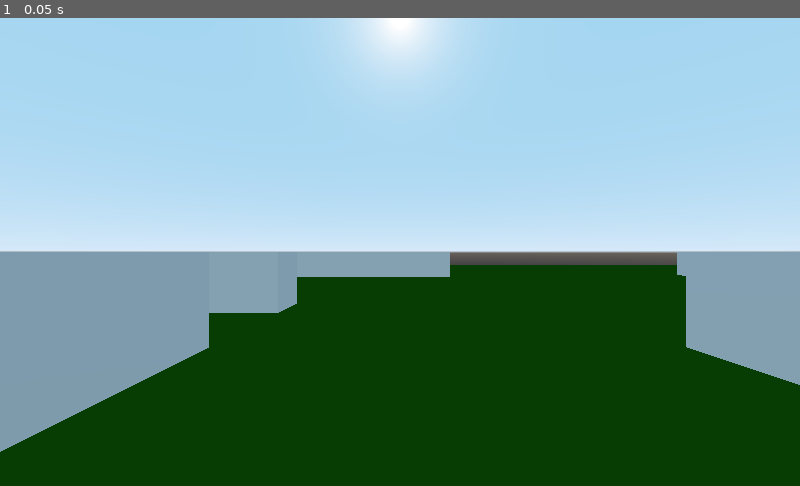
Above: before the commit, frame 1.
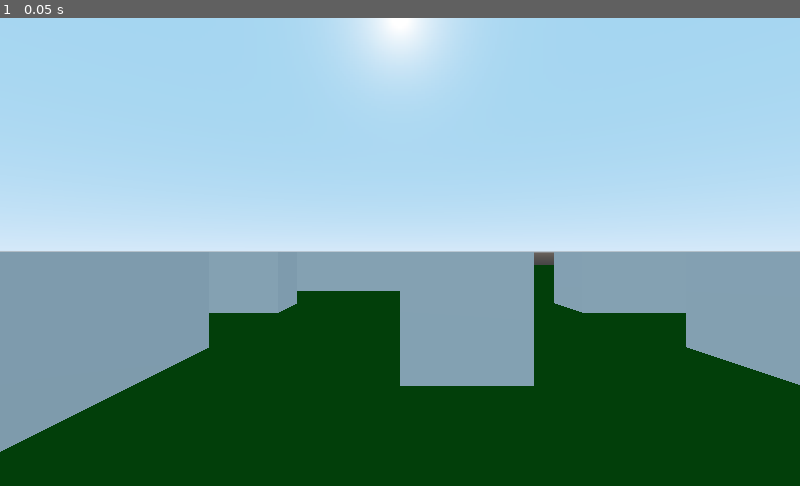
Above: after the commit, the same moment.

Repository: ToBaDi/pacman_3d_first_person
Game: Godot game, scene res://aban/main.tscn
The game is run twice, just before and just after one commit, with the same random seed, the same clock (stepped at 60 frames per second) and the same inputs.
Inputs:
- Up to frame 1 (0.05 s): no input

The runs differ from the first frame. In frame 1, 6.9% of the frame differs, in the area x 37-86%, y 50-79%.

Commit message:
almost done

Diff:
--- a/aban/main.tscn
+++ b/aban/main.tscn
@@ -1,4 +1,6 @@
 [gd_scene load_steps=4 format=2]
+
+[ext_resource path="res://assets/ground.tres" type="Material" id=1]
 
 [sub_resource type="GDScript" id=1]
 script/source = "extends Node
@@ -25,9 +27,6 @@
 [sub_resource type="PlaneMesh" id=2]
 size = Vector2( 60, 100 )
 
-[sub_resource type="SpatialMaterial" id=3]
-albedo_color = Color( 0.0313726, 0.282353, 0, 1 )
-
 [node name="Main" type="Node"]
 
 [node name="Data" type="Node" parent="."]
@@ -39,7 +38,7 @@
 
 [node name="Ground" type="MeshInstance" parent="Scene"]
 mesh = SubResource( 2 )
-material/0 = SubResource( 3 )
+material/0 = ExtResource( 1 )
 __meta__ = {
 "_edit_lock_": true
 }
@@ -47,63 +46,197 @@
 [node name="PlayerCamera" type="Camera" parent="Scene"]
 transform = Transform( 1, 0, 0, 0, 1, 0, 0, 0, 1, -14, 2, 0 )
 
-[node name="Walls" type="CSGCombiner" parent="Scene"]
+[node name="Map" type="Node" parent="Scene"]
+
+[node name="Borders" type="CSGCombiner" parent="Scene/Map"]
 use_collision = true
-
-[node name="Bottom" type="CSGBox" parent="Scene/Walls"]
+__meta__ = {
+"_edit_group_": true,
+"_edit_lock_": true
+}
+
+[node name="Bottom" type="CSGBox" parent="Scene/Map/Borders"]
 transform = Transform( 1, 0, 0, 0, 1, 0, 0, 0, 1, -31, 1, 0 )
 depth = 54.0
 
-[node name="Top" type="CSGBox" parent="Scene/Walls"]
+[node name="Top" type="CSGBox" parent="Scene/Map/Borders"]
 transform = Transform( 1, 0, 0, 0, 1, 0, 0, 0, 1, 31, 1, 0 )
 depth = 54.0
 
-[node name="LeftBottom" type="CSGBox" parent="Scene/Walls"]
-transform = Transform( 1, 0, 0, 0, 1, 0, 0, 0, 1, -21, 1, -28 )
-width = 22.0
-
-[node name="RightBottom" type="CSGBox" parent="Scene/Walls"]
-transform = Transform( 1, 0, 0, 0, 1, 0, 0, 0, 1, -21, 1, 28 )
-width = 22.0
-
-[node name="LeftTop" type="CSGBox" parent="Scene/Walls"]
-transform = Transform( 1, 0, 0, 0, 1, 0, 0, 0, 1, 21, 1, -28 )
-width = 22.0
-
-[node name="RightTop" type="CSGBox" parent="Scene/Walls"]
-transform = Transform( 1, 0, 0, 0, 1, 0, 0, 0, 1, 21, 1, 28 )
-width = 22.0
-
-[node name="LeftAnchor" type="CSGBox" parent="Scene/Walls"]
+[node name="LeftBottom" type="CSGBox" parent="Scene/Map/Borders"]
+transform = Transform( 1, 0, 0, 0, 1, 0, 0, 0, 1, -20, 1, -28 )
+width = 24.0
+
+[node name="RightBottom" type="CSGBox" parent="Scene/Map/Borders"]
+transform = Transform( 1, 0, 0, 0, 1, 0, 0, 0, 1, -20, 1, 28 )
+width = 24.0
+
+[node name="LeftTop" type="CSGBox" parent="Scene/Map/Borders"]
+transform = Transform( 1, 0, 0, 0, 1, 0, 0, 0, 1, 22, 1, -28 )
+width = 20.0
+
+[node name="RightTop" type="CSGBox" parent="Scene/Map/Borders"]
+transform = Transform( 1, 0, 0, 0, 1, 0, 0, 0, 1, 22, 1, 28 )
+width = 20.0
+
+[node name="LeftLittle" type="CSGBox" parent="Scene/Map/Borders"]
+transform = Transform( 1, 0, 0, 0, 1, 0, 0, 0, 1, -19, 1, -25 )
+depth = 4.0
+
+[node name="RightLittle" type="CSGBox" parent="Scene/Map/Borders"]
+transform = Transform( 1, 0, 0, 0, 1, 0, 0, 0, 1, -19, 1, 25 )
+depth = 4.0
+
+[node name="MiddleOne" type="CSGBox" parent="Scene/Map/Borders"]
+transform = Transform( 1, 0, 0, 0, 1, 0, 0, 0, 1, 26, 1, 0 )
+width = 8.0
+
+[node name="Anchors" type="CSGCombiner" parent="Scene/Map"]
+use_collision = true
+__meta__ = {
+"_edit_group_": true,
+"_edit_lock_": true
+}
+
+[node name="LeftAnchor" type="CSGBox" parent="Scene/Map/Anchors"]
 transform = Transform( 1, 0, 0, 0, 1, 0, 0, 0, 1, -25, 1, -14 )
 depth = 18.0
 
-[node name="LeftAnchorOne" type="CSGBox" parent="Scene/Walls"]
+[node name="LeftAnchorOne" type="CSGBox" parent="Scene/Map/Anchors"]
 transform = Transform( 1, 0, 0, 0, 1, 0, 0, 0, 1, -21, 1, -12 )
 width = 6.0
 
-[node name="RightAnchor" type="CSGBox" parent="Scene/Walls"]
+[node name="RightAnchor" type="CSGBox" parent="Scene/Map/Anchors"]
 transform = Transform( 1, 0, 0, 0, 1, 0, 0, 0, 1, -25, 1, 14 )
 depth = 18.0
 
-[node name="RightAnchorOne" type="CSGBox" parent="Scene/Walls"]
+[node name="RightAnchorOne" type="CSGBox" parent="Scene/Map/Anchors"]
 transform = Transform( 1, 0, 0, 0, 1, 0, 0, 0, 1, -21, 1, 12 )
 width = 6.0
 
-[node name="BottomBottomTHandle" type="CSGBox" parent="Scene/Walls"]
+[node name="TShapes" type="CSGCombiner" parent="Scene/Map"]
+__meta__ = {
+"_edit_group_": true,
+"_edit_lock_": true
+}
+
+[node name="BottomBottomTHandle" type="CSGBox" parent="Scene/Map/TShapes"]
 transform = Transform( 1, 0, 0, 0, 1, 0, 0, 0, 1, -23, 1, 0 )
 width = 6.0
 
-[node name="BottomBottomTHead" type="CSGBox" parent="Scene/Walls"]
+[node name="BottomBottomTHead" type="CSGBox" parent="Scene/Map/TShapes"]
 transform = Transform( 1, 0, 0, 0, 1, 0, 0, 0, 1, -19, 1, 0 )
 depth = 14.0
 
-[node name="BottomTHandle" type="CSGBox" parent="Scene/Walls"]
+[node name="BottomTHandle" type="CSGBox" parent="Scene/Map/TShapes"]
 transform = Transform( 1, 0, 0, 0, 1, 0, 0, 0, 1, -11, 1, 0 )
 width = 6.0
 
-[node name="BottomTHead" type="CSGBox" parent="Scene/Walls"]
+[node name="BottomTHead" type="CSGBox" parent="Scene/Map/TShapes"]
 transform = Transform( 1, 0, 0, 0, 1, 0, 0, 0, 1, -7, 1, 0 )
 depth = 14.0
 
+[node name="TopTHandle" type="CSGBox" parent="Scene/Map/TShapes"]
+transform = Transform( 1, 0, 0, 0, 1, 0, 0, 0, 1, 13, 1, 0 )
+width = 6.0
+
+[node name="TopTHead" type="CSGBox" parent="Scene/Map/TShapes"]
+transform = Transform( 1, 0, 0, 0, 1, 0, 0, 0, 1, 17, 1, 0 )
+depth = 14.0
+
+[node name="LeftTHandle" type="CSGBox" parent="Scene/Map/TShapes"]
+transform = Transform( 1, 0, 0, 0, 1, 0, 0, 0, 1, 11, 1, -8 )
+depth = 6.0
+
+[node name="LefTHead" type="CSGBox" parent="Scene/Map/TShapes"]
+transform = Transform( 1, 0, 0, 0, 1, 0, 0, 0, 1, 11, 1, -12 )
+width = 14.0
+
+[node name="RightTHandle" type="CSGBox" parent="Scene/Map/TShapes"]
+transform = Transform( 1, 0, 0, 0, 1, 0, 0, 0, 1, 11, 1, 8 )
+depth = 6.0
+
+[node name="RightTHead" type="CSGBox" parent="Scene/Map/TShapes"]
+transform = Transform( 1, 0, 0, 0, 1, 0, 0, 0, 1, 11, 1, 12 )
+width = 14.0
+
+[node name="Corners" type="CSGCombiner" parent="Scene/Map"]
+use_collision = true
+__meta__ = {
+"_edit_group_": true,
+"_edit_lock_": true
+}
+
+[node name="LeftCornerHead" type="CSGBox" parent="Scene/Map/Corners"]
+transform = Transform( 1, 0, 0, 0, 1, 0, 0, 0, 1, -13, 1, -20 )
+depth = 6.0
+
+[node name="LeftCornerHandle" type="CSGBox" parent="Scene/Map/Corners"]
+transform = Transform( 1, 0, 0, 0, 1, 0, 0, 0, 1, -17, 1, -18 )
+width = 6.0
+
+[node name="RightCornerHead" type="CSGBox" parent="Scene/Map/Corners"]
+transform = Transform( 1, 0, 0, 0, 1, 0, 0, 0, 1, -13, 1, 20 )
+depth = 6.0
+
+[node name="RightCornerHandle" type="CSGBox" parent="Scene/Map/Corners"]
+transform = Transform( 1, 0, 0, 0, 1, 0, 0, 0, 1, -17, 1, 18 )
+width = 6.0
+
+[node name="Lines" type="CSGCombiner" parent="Scene/Map"]
+__meta__ = {
+"_edit_group_": true,
+"_edit_lock_": true
+}
+
+[node name="BottomLeft" type="CSGBox" parent="Scene/Map/Lines"]
+transform = Transform( 1, 0, 0, 0, 1, 0, 0, 0, 1, -13, 1, -9 )
+depth = 8.0
+
+[node name="BottomRight" type="CSGBox" parent="Scene/Map/Lines"]
+transform = Transform( 1, 0, 0, 0, 1, 0, 0, 0, 1, -13, 1, 9 )
+depth = 8.0
+
+[node name="LeftOne" type="CSGBox" parent="Scene/Map/Lines"]
+transform = Transform( 1, 0, 0, 0, 1, 0, 0, 0, 1, -4, 1, -12 )
+width = 8.0
+
+[node name="RightOne" type="CSGBox" parent="Scene/Map/Lines"]
+transform = Transform( 1, 0, 0, 0, 1, 0, 0, 0, 1, -4, 1, 12 )
+width = 8.0
+
+[node name="TopLeft" type="CSGBox" parent="Scene/Map/Lines"]
+transform = Transform( 1, 0, 0, 0, 1, 0, 0, 0, 1, 17, 1, -20 )
+depth = 6.0
+
+[node name="TopRight" type="CSGBox" parent="Scene/Map/Lines"]
+transform = Transform( 1, 0, 0, 0, 1, 0, 0, 0, 1, 17, 1, 20 )
+depth = 6.0
+
+[node name="Boxes" type="CSGCombiner" parent="Scene/Map"]
+__meta__ = {
+"_edit_group_": true,
+"_edit_lock_": true
+}
+
+[node name="MostLeft" type="CSGBox" parent="Scene/Map/Boxes"]
+transform = Transform( 1, 0, 0, 0, 1, 0, 0, 0, 1, 24, 1, -20 )
+width = 4.0
+depth = 6.0
+
+[node name="Left" type="CSGBox" parent="Scene/Map/Boxes"]
+transform = Transform( 1, 0, 0, 0, 1, 0, 0, 0, 1, 24, 1, -9 )
+width = 4.0
+depth = 8.0
+
+[node name="Right" type="CSGBox" parent="Scene/Map/Boxes"]
+transform = Transform( 1, 0, 0, 0, 1, 0, 0, 0, 1, 24, 1, 10 )
+width = 4.0
+depth = 8.0
+
+[node name="MostRight" type="CSGBox" parent="Scene/Map/Boxes"]
+transform = Transform( 1, 0, 0, 0, 1, 0, 0, 0, 1, 24, 1, 20 )
+width = 4.0
+depth = 6.0
+
 [node name="AnimationPlayer" type="AnimationPlayer" parent="."]
--- /dev/null
+++ b/assets/ground.tres
@@ -0,0 +1,4 @@
+[gd_resource type="SpatialMaterial" format=2]
+
+[resource]
+albedo_color = Color( 0, 0.294118, 0.0313726, 1 )
